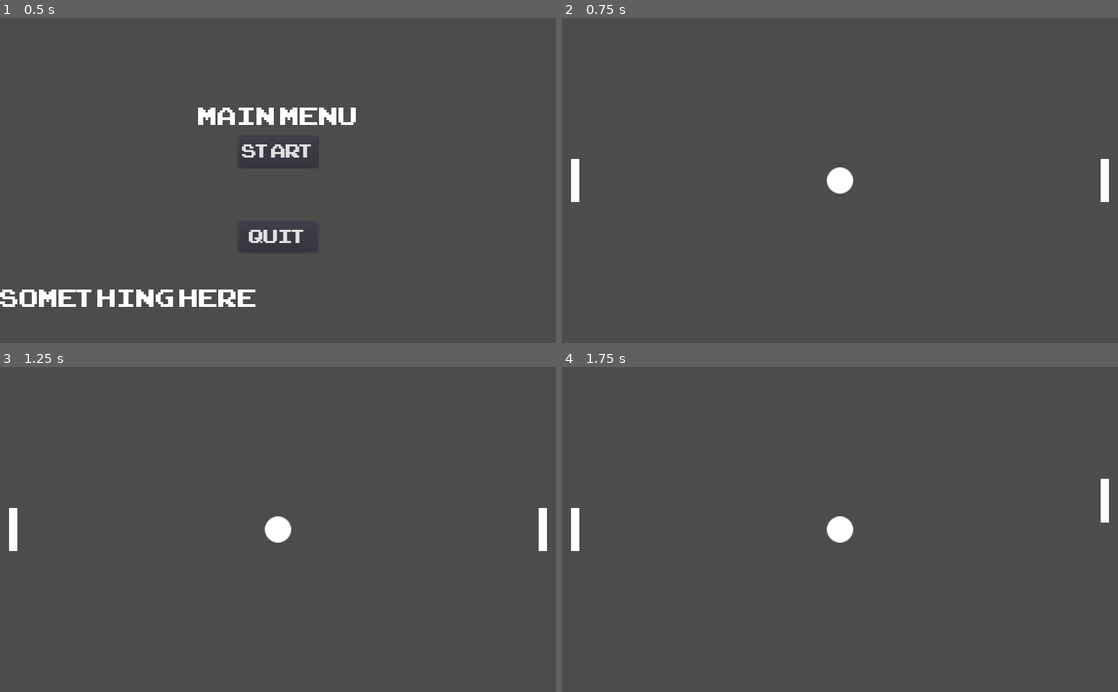
Above: before the commit, frames 1-4 (two rows, left to right).
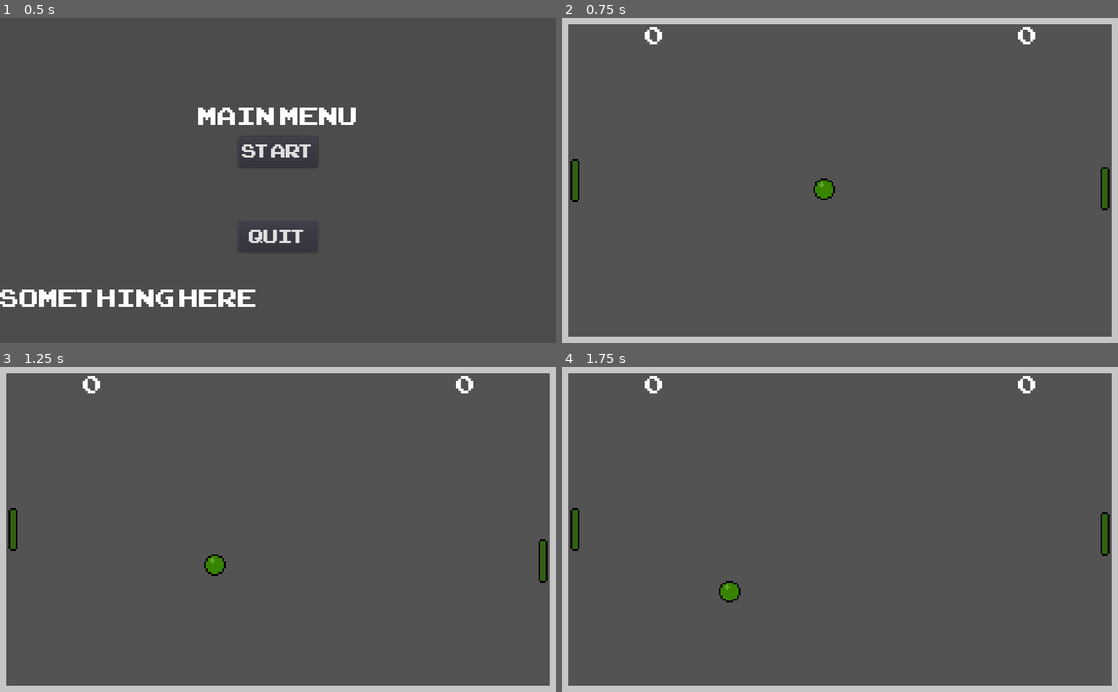
Above: after the commit, the same moments.

Repository: makxi007/gamedev
Game: Godot game, scene res://scenes/Menu.tscn
The game is run twice, just before and just after one commit, with the same random seed, the same clock (stepped at 60 frames per second) and the same inputs.
Inputs:
- Up to frame 1 (0.5 s): no input
- Up to frame 2 (0.75 s): click "Start" at 0.5 s
- Up to frame 3 (1.25 s): no input
- Up to frame 4 (1.75 s): hold Up (ui_up) from 1.28 s (still down)

Frame 1 is identical in both runs. In frame 2, 7.1% of the frame differs, in the area x 0-100%, y 0-100%; in frame 3, 7.3%; in frame 4, 7.3%.

Commit message:
Ping pong commit gdScript

Diff:
--- a/pong_gdscript/project.godot
+++ b/pong_gdscript/project.godot
@@ -19,6 +19,10 @@
 run/main_scene="res://scenes/Menu.tscn"
 config/icon="res://icon.png"
 
+[autoload]
+
+GLOBAL="*res://scripts/GLOBAL.gd"
+
 [display]
 
 window/stretch/mode="2d"
@@ -36,6 +40,11 @@
 "events": [ Object(InputEventKey,"resource_local_to_scene":false,"resource_name":"","device":0,"alt":false,"shift":false,"control":false,"meta":false,"command":false,"pressed":false,"scancode":83,"unicode":0,"echo":false,"script":null)
  ]
 }
+reload_ball_R={
+"deadzone": 0.5,
+"events": [ Object(InputEventKey,"resource_local_to_scene":false,"resource_name":"","device":0,"alt":false,"shift":false,"control":false,"meta":false,"command":false,"pressed":false,"scancode":82,"unicode":0,"echo":false,"script":null)
+ ]
+}
 
 [rendering]
 
--- a/pong_gdscript/scenes/Ball.tscn
+++ b/pong_gdscript/scenes/Ball.tscn
@@ -1,18 +1,26 @@
 [gd_scene load_steps=4 format=2]
 
-[ext_resource path="res://sprites/Ball.png" type="Texture" id=1]
+[ext_resource path="res://sprites/Ball_shape2(48x48).png" type="Texture" id=1]
 [ext_resource path="res://scripts/Ball.gd" type="Script" id=2]
 
 [sub_resource type="CircleShape2D" id=1]
-radius = 12.0
+radius = 10.2982
 
-[node name="Ball" type="KinematicBody2D"]
+[node name="Ball" type="KinematicBody2D" groups=[
+"ball",
+]]
 script = ExtResource( 2 )
 
 [node name="Sprite" type="Sprite" parent="."]
-scale = Vector2( 1.5, 1.5 )
+scale = Vector2( 1.1, 1.1 )
 texture = ExtResource( 1 )
 
 [node name="CollisionShape2D" type="CollisionShape2D" parent="."]
 scale = Vector2( 2, 2 )
 shape = SubResource( 1 )
+disabled = true
+
+[node name="Timer" type="Timer" parent="."]
+one_shot = true
+autostart = true
+[connection signal="timeout" from="Timer" to="." method="_on_Timer_timeout"]
--- a/pong_gdscript/scenes/Field.tscn
+++ b/pong_gdscript/scenes/Field.tscn
@@ -1,4 +1,6 @@
-[gd_scene load_steps=5 format=2]
+[gd_scene load_steps=6 format=2]
+
+[ext_resource path="res://sprites/Field.png" type="Texture" id=1]
 
 [sub_resource type="RectangleShape2D" id=1]
 extents = Vector2( 10, 300 )
@@ -37,3 +39,8 @@
 
 [node name="CollisionShape2D" type="CollisionShape2D" parent="bottom"]
 shape = SubResource( 4 )
+
+[node name="Sprite" type="Sprite" parent="."]
+z_index = -10
+texture = ExtResource( 1 )
+centered = false
--- a/pong_gdscript/scenes/LabelText.tscn
+++ b/pong_gdscript/scenes/LabelText.tscn
@@ -1,6 +1,7 @@
-[gd_scene load_steps=3 format=2]
+[gd_scene load_steps=4 format=2]
 
 [ext_resource path="res://fonts/ARCADECLASSIC.TTF" type="DynamicFontData" id=1]
+[ext_resource path="res://scripts/LabelText.gd" type="Script" id=2]
 
 [sub_resource type="DynamicFont" id=1]
 size = 64
@@ -11,6 +12,7 @@
 margin_bottom = 14.0
 custom_fonts/font = SubResource( 1 )
 text = "text here"
+script = ExtResource( 2 )
 __meta__ = {
 "_edit_use_anchors_": false
 }
--- a/pong_gdscript/scenes/MainGame.tscn
+++ b/pong_gdscript/scenes/MainGame.tscn
@@ -1,9 +1,18 @@
-[gd_scene load_steps=5 format=2]
+[gd_scene load_steps=10 format=2]
 
 [ext_resource path="res://scenes/Field.tscn" type="PackedScene" id=1]
 [ext_resource path="res://scenes/Platform.tscn" type="PackedScene" id=2]
 [ext_resource path="res://scripts/MainGame.gd" type="Script" id=3]
 [ext_resource path="res://scenes/Ball.tscn" type="PackedScene" id=4]
+[ext_resource path="res://scenes/PlatformKinematic.tscn" type="PackedScene" id=5]
+[ext_resource path="res://scenes/LabelText.tscn" type="PackedScene" id=6]
+[ext_resource path="res://scripts/Camera2D.gd" type="Script" id=7]
+
+[sub_resource type="RectangleShape2D" id=1]
+extents = Vector2( 18, 308 )
+
+[sub_resource type="RectangleShape2D" id=2]
+extents = Vector2( 14, 300 )
 
 [node name="MainGame" type="Node"]
 script = ExtResource( 3 )
@@ -24,3 +33,45 @@
 [node name="Player2" parent="." instance=ExtResource( 2 )]
 
 [node name="Ball" parent="." instance=ExtResource( 4 )]
+
+[node name="FirstPlatformKinematic" parent="." instance=ExtResource( 5 )]
+
+[node name="SecondPlatformKinematic2" parent="." instance=ExtResource( 5 )]
+
+[node name="Scores" type="Node2D" parent="."]
+z_index = -1
+
+[node name="Player1Score" parent="Scores" instance=ExtResource( 6 )]
+margin_left = 152.0
+margin_right = 192.0
+margin_bottom = 65.0
+text = "0"
+
+[node name="Player2Score" parent="Scores" instance=ExtResource( 6 )]
+margin_left = 840.0
+margin_right = 875.0
+margin_bottom = 65.0
+text = "0"
+
+[node name="FirstGoal" type="Area2D" parent="."]
+position = Vector2( -10, 300 )
+
+[node name="CollisionShape2D" type="CollisionShape2D" parent="FirstGoal"]
+shape = SubResource( 1 )
+
+[node name="SecondGoal" type="Area2D" parent="."]
+position = Vector2( 1034, 300 )
+
+[node name="CollisionShape2D" type="CollisionShape2D" parent="SecondGoal"]
+shape = SubResource( 2 )
+
+[node name="Camera2D" type="Camera2D" parent="."]
+position = Vector2( 512, 300 )
+current = true
+script = ExtResource( 7 )
+
+[node name="Timer" type="Timer" parent="Camera2D"]
+one_shot = true
+[connection signal="body_entered" from="FirstGoal" to="." method="_on_FirstGoal_body_entered"]
+[connection signal="body_entered" from="SecondGoal" to="." method="_on_SecondGoal_body_entered"]
+[connection signal="timeout" from="Camera2D/Timer" to="Camera2D" method="_on_Timer_timeout"]
--- /dev/null
+++ b/pong_gdscript/scenes/PlatformKinematic.tscn
@@ -0,0 +1,19 @@
+[gd_scene load_steps=4 format=2]
+
+[ext_resource path="res://sprites/Platform_shape(17x64).png" type="Texture" id=1]
+[ext_resource path="res://scripts/PlatformKinematic.gd" type="Script" id=2]
+
+[sub_resource type="RectangleShape2D" id=1]
+extents = Vector2( 8, 40 )
+
+[node name="PlatformKinematic" type="KinematicBody2D" groups=[
+"platform",
+]]
+script = ExtResource( 2 )
+
+[node name="Sprite" type="Sprite" parent="."]
+scale = Vector2( 1.1, 1.25 )
+texture = ExtResource( 1 )
+
+[node name="CollisionShape2D" type="CollisionShape2D" parent="."]
+shape = SubResource( 1 )
--- a/pong_gdscript/scripts/Ball.gd
+++ b/pong_gdscript/scripts/Ball.gd
@@ -1,8 +1,63 @@
 extends KinematicBody2D
 
+const initial_ball_speed : int = 200
+var ball_speed : float
+var direction : Vector2 = Vector2.ZERO
+const speed_accumulator : int = 50
+const max_hit_counter : int = 12
+var hit_counter : int = 1
+
+#START BALL POSITION
+var start_ball_pos : Vector2
+
+#COLLISION SHAPE OF THE BALL
+onready var collision_shape : CollisionShape2D = $CollisionShape2D
+
 func _ready() -> void:
+#	collision_shape.set_disabled(true)
 	hide()
 
 func start(pos : Vector2) -> void:
 	position = pos
+	start_ball_pos = pos
 	show()
+
+	ball_speed = initial_ball_speed
+	randomize()
+	set_start_direction()
+	#collision_shape.disabled = false
+
+func start_again() -> void:
+	position = start_ball_pos
+	randomize()
+	set_start_direction()
+
+func set_start_direction() -> void:
+	var random_x : int = 0
+
+	if (randi()%10 < 5):
+		random_x = 1
+	else:
+		random_x = -1
+	direction = Vector2(random_x, rand_range(-1,1))
+	direction = direction.normalized() * ball_speed
+
+func _physics_process(delta : float) -> void:
+	if Input.is_action_pressed("reload_ball_R"):
+		start_again()
+
+	var collision = move_and_collide(direction * delta)
+	if collision != null:
+		direction = direction.bounce(collision.normal)
+		if collision.collider.is_in_group("platform"):
+			var y = direction.y / 2 + collision.collider_velocity.y
+
+			direction = Vector2(direction.x, y).normalized() * (ball_speed + hit_counter * speed_accumulator)
+			direction = direction.normalized() * ball_speed
+
+			if hit_counter < max_hit_counter:
+				hit_counter += 1
+
+
+func _on_Timer_timeout():
+	collision_shape.disabled = false
--- /dev/null
+++ b/pong_gdscript/scripts/Camera2D.gd
@@ -0,0 +1,26 @@
+extends Camera2D
+
+var screen_shake_start : bool = false
+var screen_shake_intensity : float = 0
+
+func _ready() -> void:
+	GLOBAL.camera = self
+
+func _exit_tree() -> void:
+	GLOBAL.camera = null
+
+func _process(delta : float) -> void:
+	zoom = lerp(zoom, Vector2(1, 1), 0.15)
+	if screen_shake_start == true:
+		global_position += Vector2(rand_range(-screen_shake_intensity, screen_shake_intensity), rand_range(-screen_shake_intensity, screen_shake_intensity)) * delta
+
+func screen_shake(intensity : float, time : float) -> void:
+	zoom = Vector2(1,1) - Vector2(intensity*0.002, intensity*0.002)
+	screen_shake_intensity = intensity
+	$Timer.wait_time = time
+	$Timer.start()
+	screen_shake_start = true
+
+func _on_Timer_timeout() -> void:
+	screen_shake_start = false
+	global_position = Vector2(512, 300)
--- /dev/null
+++ b/pong_gdscript/scripts/GLOBAL.gd
@@ -0,0 +1,6 @@
+extends Node
+
+var first_score : int = 0
+var second_score : int = 0
+
+var camera : Camera2D = null
--- /dev/null
+++ b/pong_gdscript/scripts/LabelText.gd
@@ -0,0 +1 @@
+extends Label
--- a/pong_gdscript/scripts/MainGame.gd
+++ b/pong_gdscript/scripts/MainGame.gd
@@ -7,9 +7,61 @@
 onready var second_pos : Position2D = $SecPlatformPos
 onready var ball : KinematicBody2D = $Ball
 onready var ball_position : Position2D= $BallPos
+onready var first_player_kinematic : KinematicBody2D = $FirstPlatformKinematic
+onready var second_player_kinematic : KinematicBody2D = $SecondPlatformKinematic2
+
+#SCORE
+onready var first_player_score : Label = $Scores/Player1Score
+onready var second_player_score : Label = $Scores/Player2Score
+
+onready var screen_size : Vector2 = get_viewport().size
+
+const ai_speed : int = 100
+
+func empty_count() -> void:
+	GLOBAL.first_score = 0
+	GLOBAL.second_score = 0
 
 func _ready() -> void:
-	first_player.start(first_pos.position, "wasd")
-	second_player.start(second_pos.position, "arrows")
+	first_player_kinematic.start(first_pos.position, "wasd", false)
+	second_player_kinematic.start(second_pos.position, "ai", true)
 	ball.start(ball_position.position)
-	pass
+	empty_count()
+
+func ai_movement_left(delta : float) -> void:
+	#AI movement - left platform
+	var ai_pos : Vector2 = second_player_kinematic.position
+	#If ball near right platform
+	if ball.position.x < screen_size.x / 2:
+		if ai_pos.y > screen_size.y/2:
+			ai_pos.y += -ai_speed * delta
+		if ai_pos.y < screen_size.y/2:
+			ai_pos.y += ai_speed * delta
+	#If ball near ai (left) platform
+	else:
+		if ball.position.y > ai_pos.y :
+			ai_pos.y += ai_speed * delta
+		if ball.position.y < ai_pos.y:
+			ai_pos.y += -ai_speed * delta
+
+	second_player_kinematic.position = ai_pos
+
+
+func _process(delta : float) -> void:
+#	if Input.is_action_pressed("w_up"):
+#		GLOBAL.camera.screen_shake(20.0, 0.1)
+	ai_movement_left(delta)
+
+
+
+func _on_FirstGoal_body_entered(body) -> void:
+	if body.is_in_group("ball"):
+		GLOBAL.camera.screen_shake(20.0, 0.1)
+		GLOBAL.second_score += 1
+		second_player_score.text = str(GLOBAL.second_score)
+
+func _on_SecondGoal_body_entered(body) -> void:
+	if body.is_in_group("ball"):
+		GLOBAL.camera.screen_shake(20.0, 0.1)
+		GLOBAL.first_score += 1
+		first_player_score.text = str(GLOBAL.first_score)
--- /dev/null
+++ b/pong_gdscript/scripts/PlatformKinematic.gd
@@ -0,0 +1,64 @@
+extends KinematicBody2D
+
+#SPEED variables
+const speed : int = 100
+var velocity : Vector2 = Vector2.ZERO
+
+#INPUT SETTING
+var input_settings : String
+
+#SPRITE
+onready var sprite : Sprite = $Sprite
+
+#SCREEN
+onready var screen_size : Vector2 = get_viewport().size
+
+var is_ai : bool = false
+
+func _ready() -> void:
+	hide()
+
+func start(pos : Vector2, input_sets : String, is_ai : bool) -> void:
+	position = pos
+	input_settings = input_sets
+	is_ai = is_ai
+	show()
+
+func stabilize_velocity(max_velocity: int) -> void:
+	if (velocity.y >= max_velocity):
+		velocity.y = max_velocity
+	if (velocity.y <= -max_velocity):
+		velocity.y = -max_velocity
+
+func wasd_input(delta : float) -> void:
+	if Input.is_action_pressed("w_up"):
+		velocity.y -= speed * delta
+
+	if Input.is_action_pressed("s_down"):
+		velocity.y += speed * delta
+
+	stabilize_velocity(2)
+
+	position += velocity
+
+func arrows_input(delta : float) -> void:
+	if Input.is_action_pressed("ui_up"):
+		velocity.y -= speed * delta
+
+	if Input.is_action_pressed("ui_down"):
+		velocity.y += speed * delta
+
+	stabilize_velocity(2)
+
+	position += velocity
+
+func _physics_process(delta : float) -> void:
+	if is_ai == false:
+		if input_settings == "wasd":
+			wasd_input(delta)
+		if input_settings == "arrows":
+			arrows_input(delta)
+		if input_settings == "ai":
+			pass
+
+	position.y = clamp(position.y, 0 - sprite.get_rect().position.y, screen_size.y + sprite.get_rect().position.y)
Binary file added: pong_gdscript/sprites/Ball_shape2(48x48).png
Not shown, added: pong_gdscript/sprites/Ball_shape2(48x48).png.import
Binary file added: pong_gdscript/sprites/Field.png
Not shown, added: pong_gdscript/sprites/Field.png.import
Binary file added: pong_gdscript/sprites/Platform_shape(17x64).png
Not shown, added: pong_gdscript/sprites/Platform_shape(17x64).png.import
